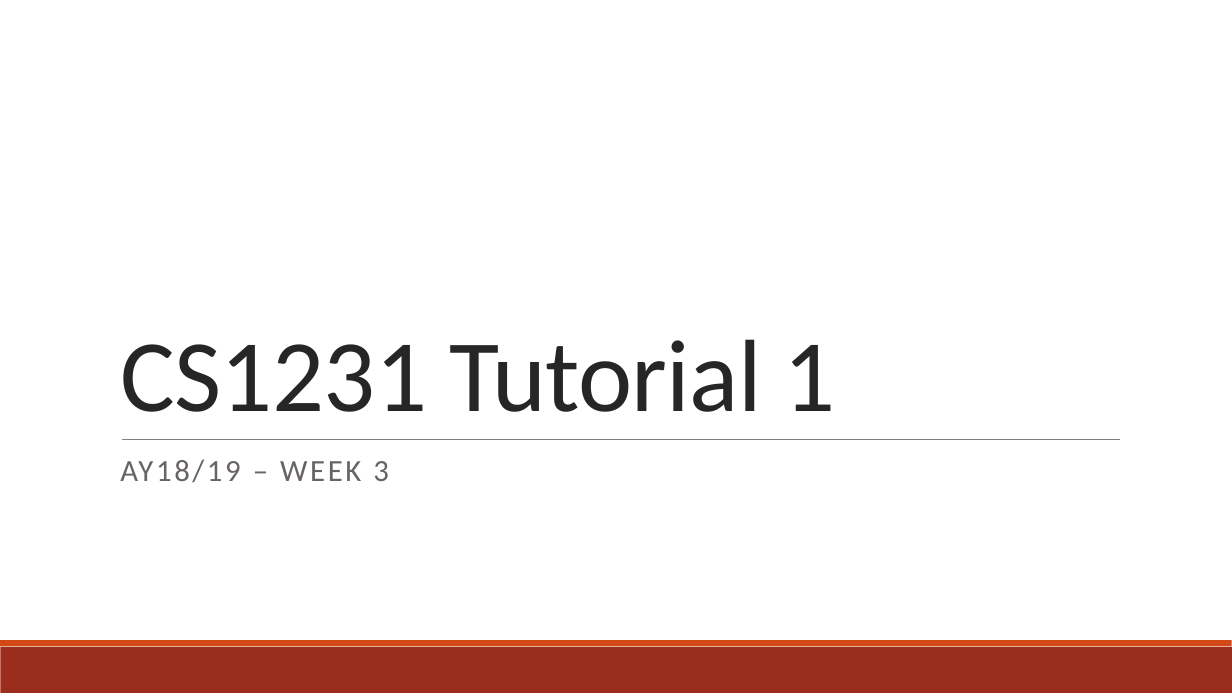
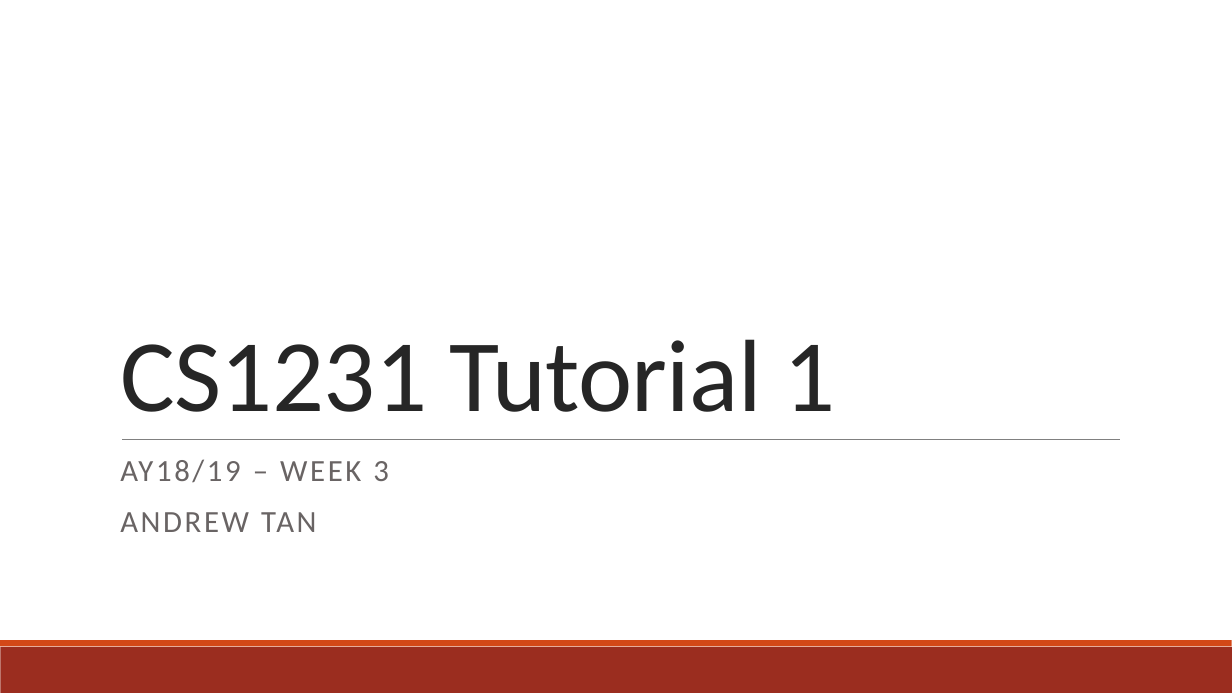
Before and after one commit to andrewtanJS/CS1231-AY18-19, a slide deck: slide 1 of Tutorial 1/Tutorial 1 - Introduction.pptx. Drawn at 1232x693 pixels with LibreOffice and Linux fonts; fonts in the diff are those of the drawing. Boxes give left, top, right and bottom in pixels: in the first picture for what was removed or moved away, otherwise in the second. Text is boxed around its words. In the diff, an @@ line names an element or a change of style, - is before the commit and + after.

Commit message:
Add tutorial 2 slides

```diff
--- a/Tutorial 1/Tutorial 1 - Introduction.pptx
+++ b/Tutorial 1/Tutorial 1 - Introduction.pptx
@@ subtitle at <box>120,512,316,532</box>: paragraph added @@
+ANDREW TAN
```
Also in this commit, not shown: 1 other file.
